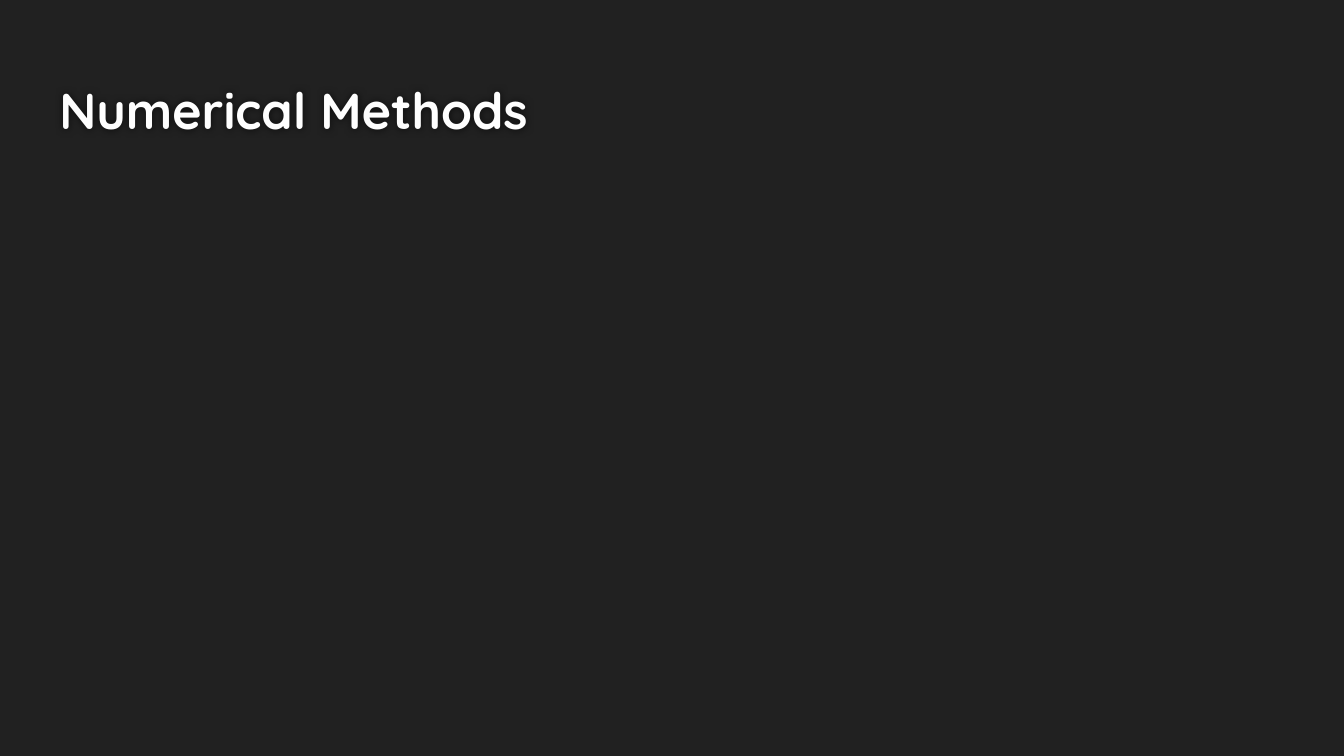
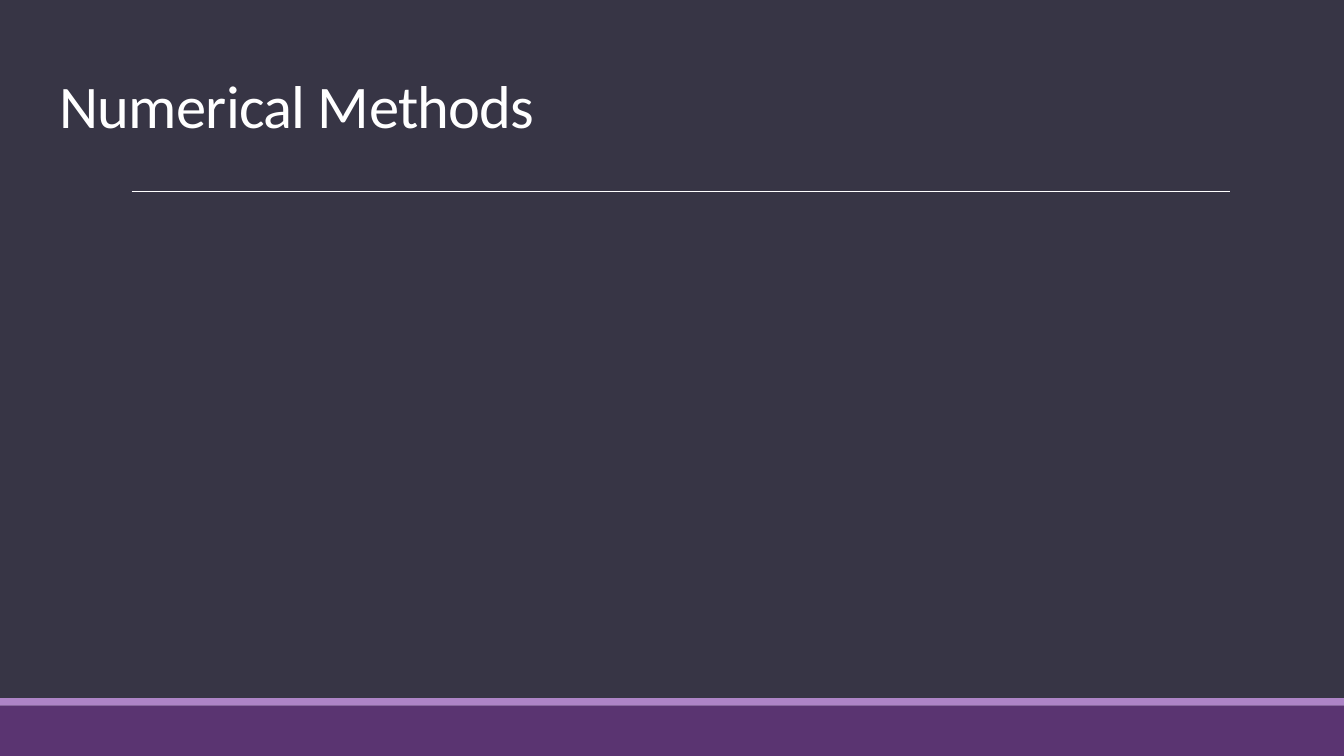
Before and after one commit to andrew-pa/fluidynm, a slide deck: slide 9 of Navier Stokes Presentation.pptx. Drawn at 1344x756 pixels with LibreOffice and Linux fonts; fonts in the diff are those of the drawing; grey boxes stand for pictures. Boxes give left, top, right and bottom in pixels: in the first picture for what was removed or moved away, otherwise in the second. Text is boxed around its words. In the diff, an @@ line names an element or a change of style, - is before the commit and + after.

```diff
--- a/Navier Stokes Presentation.pptx
+++ b/Navier Stokes Presentation.pptx
@@ background #212121 to #373545 @@
@@ title "Numerical Methods" at (x1=59, y1=86, x2=535, y2=129): size 27 to 32.4 pt, font Quicksand to Calibri, text colour #FEFEFE to #FFFFFF, letter spacing 0 to -0.4 pt, bold off; line spacing 1 to 0.85 @@
@@ line added from (132, 192) to (1230, 192), #FFFFFF 0.5 pt @@
@@ rectangle added at (x1=0, y1=706, x2=1344, y2=756), fill #5A3471 @@
@@ rectangle added at (x1=0, y1=699, x2=1344, y2=706), fill #AD84C6 @@
```
Also in this commit, not shown: 9 other slides changed.
